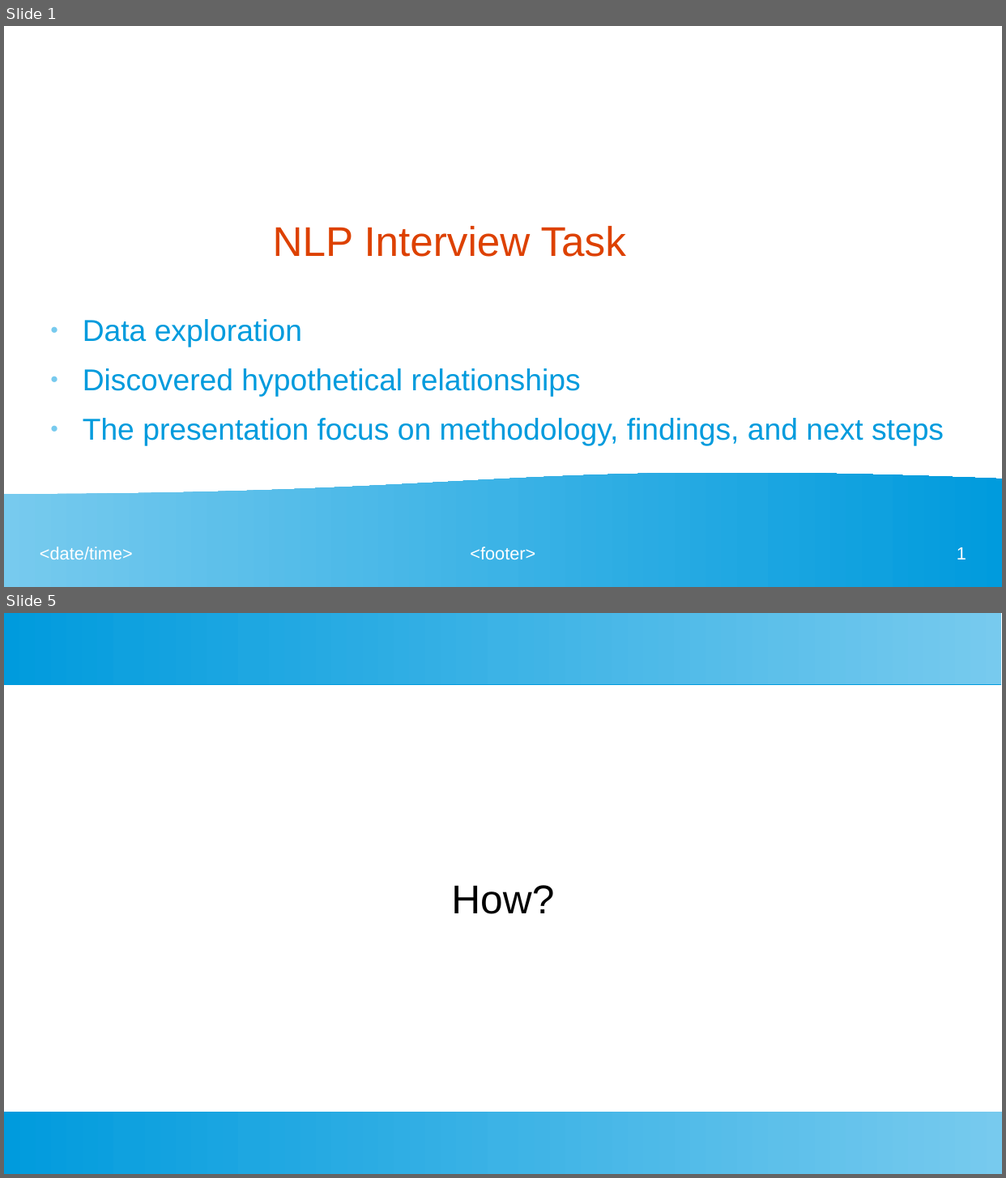
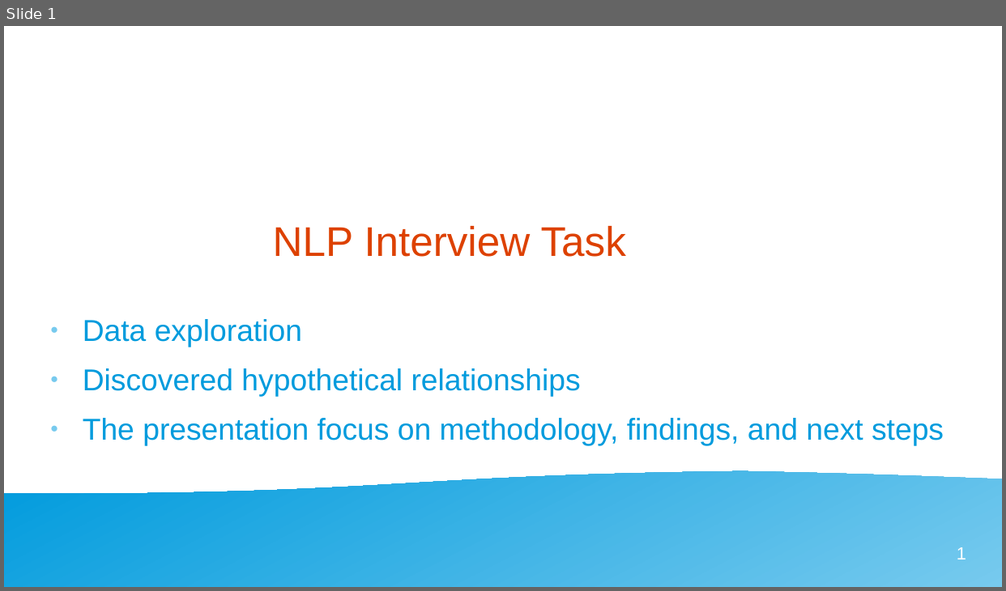
Before and after one commit to Madjeisah/NLP-Interview-Task, a slide deck: presentation.odp. Shown one above the other, each under a label of ours: slides 1 and 5 before the commit, slide 1 after it; the slides between them are not shown. The pictures are 1006x1178 and 1006x591 pixels, drawn with LibreOffice and Linux fonts; fonts in the diff are those of the drawing. Boxes give left, top, right and bottom in pixels: in the first picture for what was removed or moved away, otherwise in the second. Text is boxed around its words. In the diff, an @@ line names an element or a change of style, - is before the commit and + after.

```diff
--- a/presentation.odp
+++ b/presentation.odp
@@ slide 5 removed at (x1=4, y1=613, x2=1002, y2=1174), background #FFFFFF @@
@@ rectangle removed at (x1=4, y1=613, x2=1002, y2=684) @@
@@ subtitle removed at (x1=451, y1=885, x2=554, y2=914) @@
-How?
@@ rectangle removed at (x1=4, y1=1112, x2=1002, y2=1174) @@
@@ slide 1 changed as well @@
@@ text "Data exploration" at (x1=83, y1=319, x2=944, y2=446): indent changed @@
@@ flow chart document removed at (x1=4, y1=472, x2=1002, y2=587) @@
@@ freeform shape added at (x1=4, y1=472, x2=1002, y2=587), fill gradient #77CAEE to #009BDD @@
@@ text removed at (x1=40, y1=547, x2=133, y2=560) @@
-<date/time>
@@ text removed at (x1=470, y1=547, x2=535, y2=560) @@
-<footer>
```
Also in this commit, not shown: 3 other slides changed, 10 slides added, 11 other slides removed.
